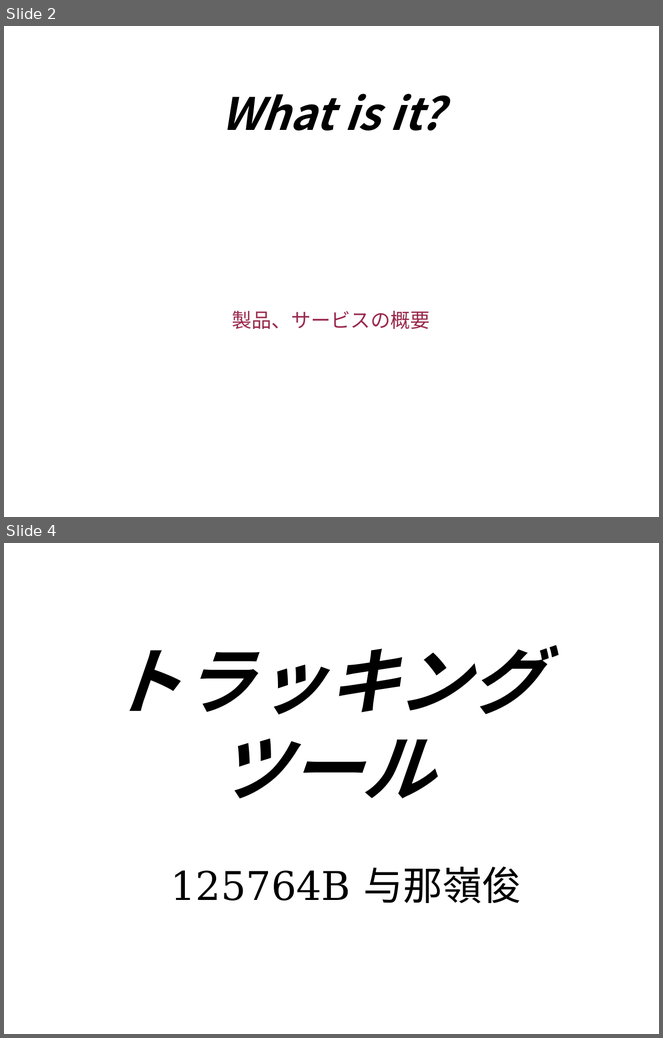
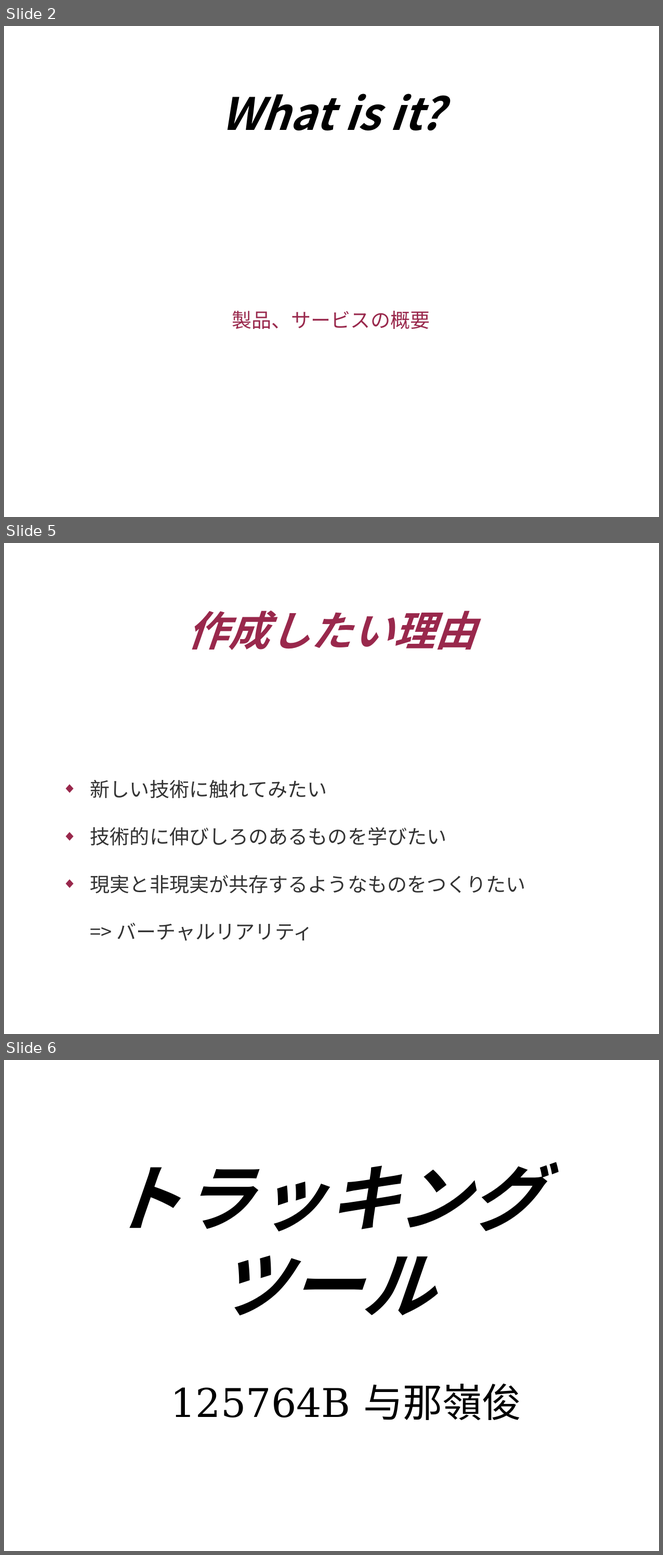
Before and after one commit to e125719/Pro3_5, a slide deck: app.odp. Shown one above the other, each under a label of ours: slides 2 and 4 before the commit, slides 2, 5 and 6 after it; the slides between them are not shown. The pictures are 663x1038 and 663x1555 pixels, drawn with LibreOffice and Linux fonts; fonts in the diff are those of the drawing; background and template pictures are left out. Boxes give left, top, right and bottom in pixels: in the first picture for what was removed or moved away, otherwise in the second. Text is boxed around its words. In the diff, an @@ line names an element or a change of style, - is before the commit and + after.

```diff
--- a/app.odp
+++ b/app.odp
@@ slide 5 added at [4, 543, 659, 1034], background picture (left out) @@
@@ title added at [188, 611, 477, 650], 50 pt, text #99284C, bold, italic @@
+作成したい理由
@@ text added at [90, 780, 526, 941], 24 pt, text #333333 @@
+◆ 新しい技術に触れてみたい
+◆ 技術的に伸びしろのあるものを学びたい
+◆ 現実と非現実が共存するようなものをつくりたい
+=> バーチャルリアリティ
@@ what was slide 4 is now slide 6 @@
```
Also in this commit, not shown: 1 slide changed, 1 other slide added, 1 other file.
